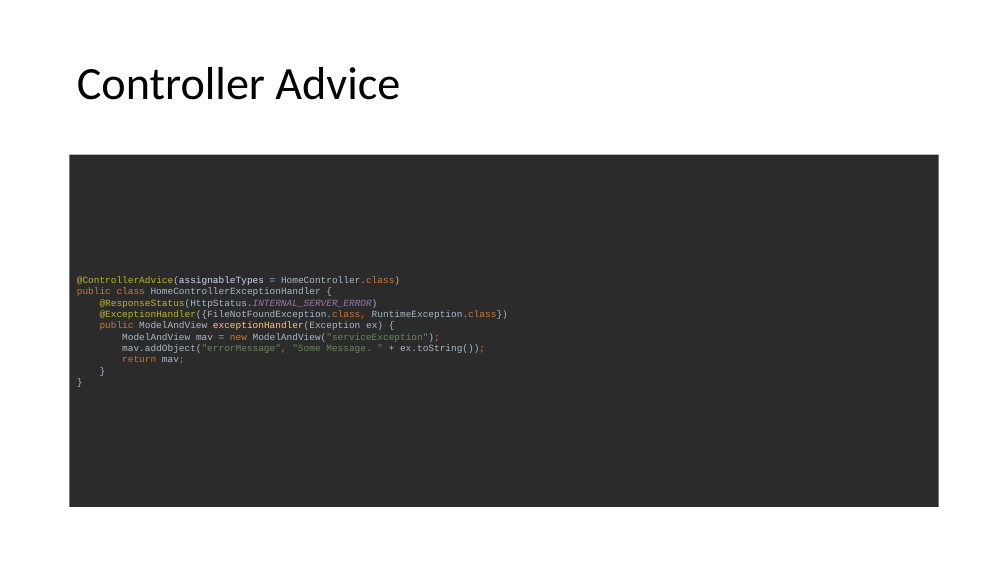
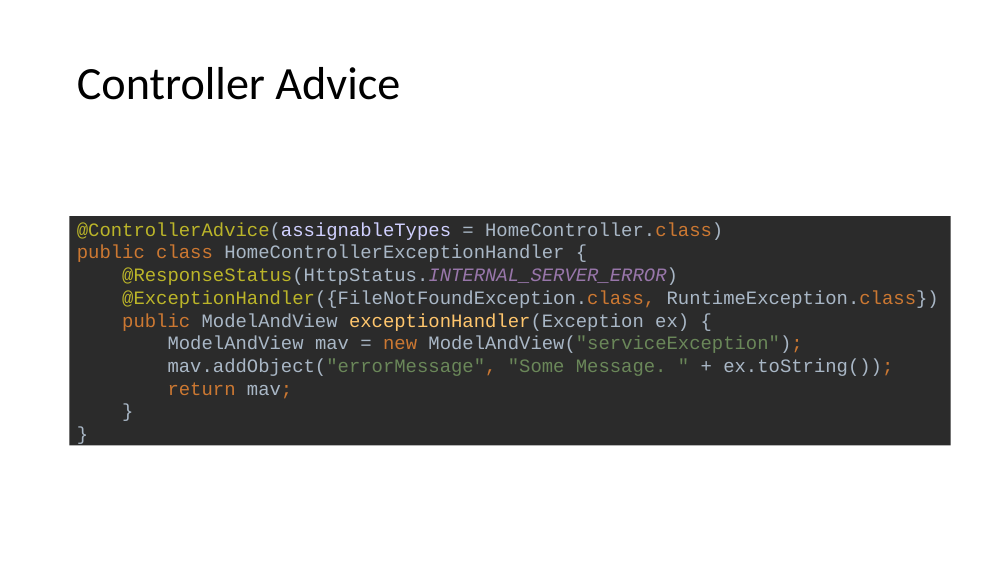
Before and after one commit to brahinets/GeekHub-J4W-8, a slide deck: slide 23 of Lectures/Lesson 16 - Spring MVC.pptx. Drawn at 1008x567 pixels with LibreOffice and Linux fonts; fonts in the diff are those of the drawing. Boxes give left, top, right and bottom in pixels: in the first picture for what was removed or moved away, otherwise in the second. Text is boxed around its words. In the diff, an @@ line names an element or a change of style, - is before the commit and + after.

Commit message:
L16 Add home task requirements

```diff
--- a/Lectures/Lesson 16 - Spring MVC.pptx
+++ b/Lectures/Lesson 16 - Spring MVC.pptx
@@ text "@ControllerAdvice(assignableTypes = HomeController.class) pu ...": place and size @@
-text "@ControllerAdvice(assignableTypes = HomeController.class) pu ..." at bbox=[70, 151, 939, 511]
+text "@ControllerAdvice(assignableTypes = HomeController.class) pu ..." at bbox=[70, 212, 951, 449]
@@ text "@ControllerAdvice(assignableTypes = HomeController.class) pu ..." at bbox=[70, 212, 951, 449]: size 9 to 18 pt @@
```
Also in this commit, not shown: 7 other slides changed.
